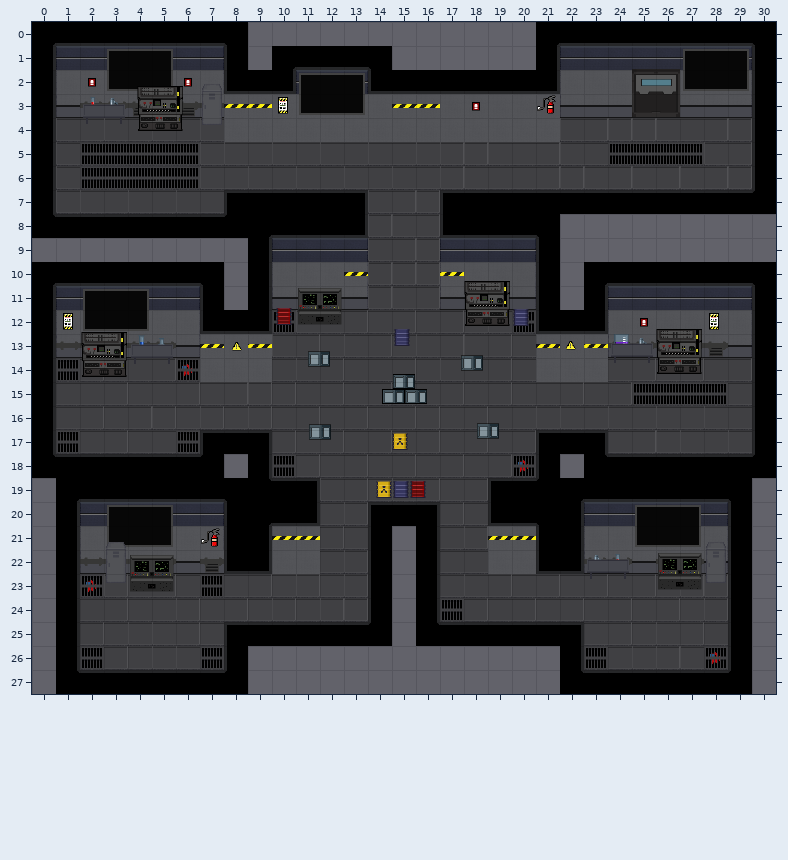
Tiled map, stored at assets/maps/tmx/lab.tmx. The first picture shows the starting point.
Cells are 32x32 px. Shown: x 0..30, y 0..27.
After:
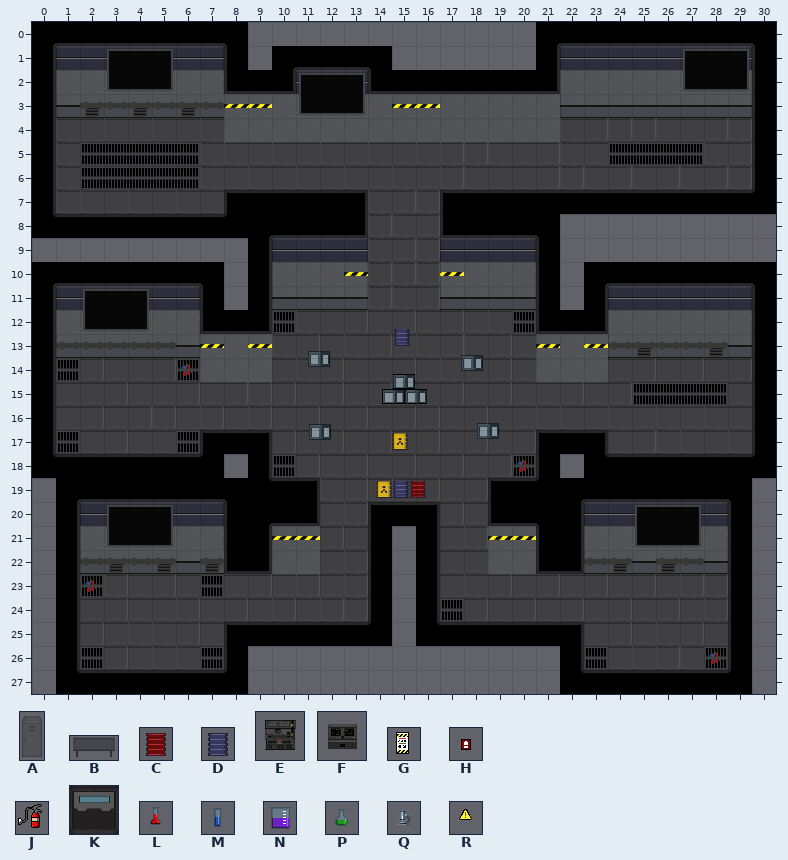
Key: from "LaboratoryObjects": A 0 "laboratorylocker", B 1 "laboratorydesk", C 2 "barril_rojo", D 3 "barril_azul", E 7 "Maquina2", F 8 "Maquina", G 9 "labcartelblanco", H 10 "labcartelrojo", J 11 "labextintor", K 13 "LabPuertaDoble", L 14 "LabPocionRoja", M 15 "LabPocionAzul", N 16 "LabPocionMorada", P 17 "LabPocionVerde", Q 18 "LabTelescopio", R 19 "warning_sign".
Objects are placed by their top-left corner, in cells (3,4 is the top-left corner of cell 3,4); size is 1x1 cell unless given.
From old to new:
Layer "Collisions" (now hidden):
removed: H "LaboratoryObject" at 6,2
removed: H "LaboratoryObject" at 2,2
removed: Q "LaboratoryObject" at 2.9,2.9
removed: L "LaboratoryObject" at 2,3
removed: K "LaboratoryObject" at 25,2 size 2x2
removed: G "LaboratoryObject" at 10,3
removed: H "LaboratoryObject" at 18,3
removed: J "LaboratoryObject" at 21,3
removed: B "LaboratoryObject" at 2,3.4 size 2x1
removed: A "LaboratoryObject" at 7,2.4 size 1x2
removed: E "LaboratoryObject" at 3.8,2.2 size 3x3
removed: C "LaboratoryObject" at 10,11.8
removed: D "LaboratoryObject" at 19.9,11.8
removed: G "LaboratoryObject" at 28,12
removed: G "LaboratoryObject" at 1,12
removed: H "LaboratoryObject" at 25,12
removed: F "LaboratoryObject" at 10.5,10.3 size 3x3
removed: E "LaboratoryObject" at 17.5,10.3 size 3x3
removed: N "LaboratoryObject" at 24,12.8
removed: M "LaboratoryObject" at 4.1,12.9
removed: Q "LaboratoryObject" at 24.9,12.9
removed: P "LaboratoryObject" at 4.9,12.9
removed: R "LaboratoryObject" at 21.9,13.1
removed: R "LaboratoryObject" at 8,13.1
removed: B "LaboratoryObject" at 24,13.3 size 2x1
removed: B "LaboratoryObject" at 4,13.4 size 2x1
removed: E "LaboratoryObject" at 25.5,12.3 size 3x3
removed: E "LaboratoryObject" at 1.5,12.4 size 3x3
removed: J "LaboratoryObject" at 7,21
removed: Q "LaboratoryObject" at 23,21.9
removed: L "LaboratoryObject" at 23.9,22
removed: B "LaboratoryObject" at 23,22.3 size 2x1
removed: A "LaboratoryObject" at 28,21.5 size 1x2
removed: A "LaboratoryObject" at 3,21.5 size 1x2
removed: F "LaboratoryObject" at 25.5,21.3 size 3x3
removed: F "LaboratoryObject" at 3.4,21.4 size 3x3
